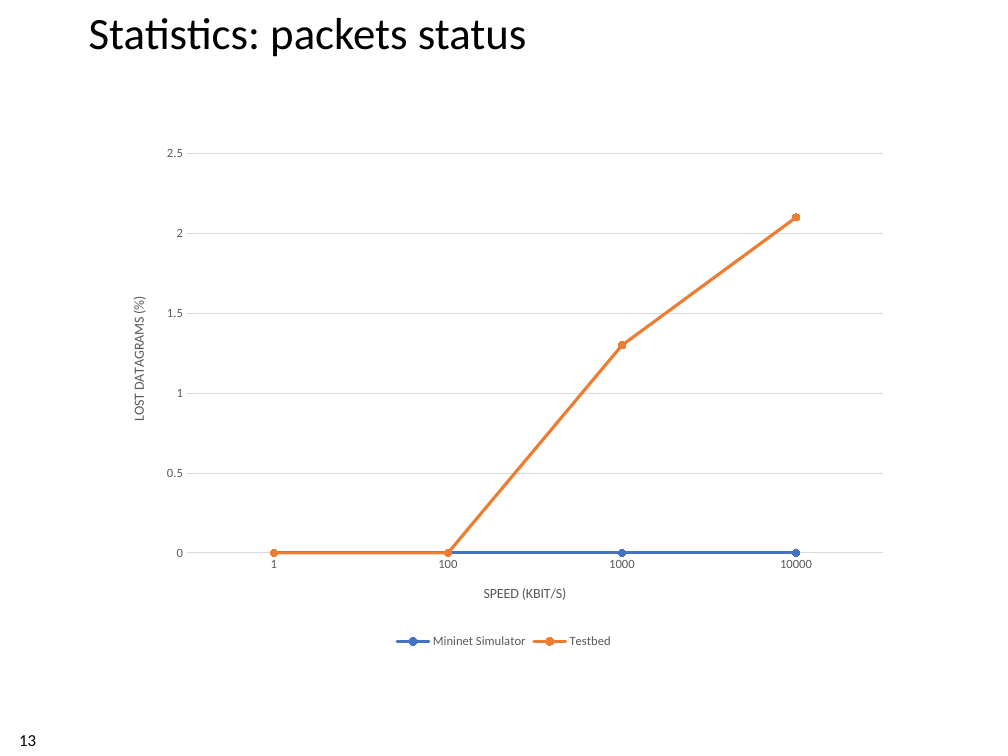
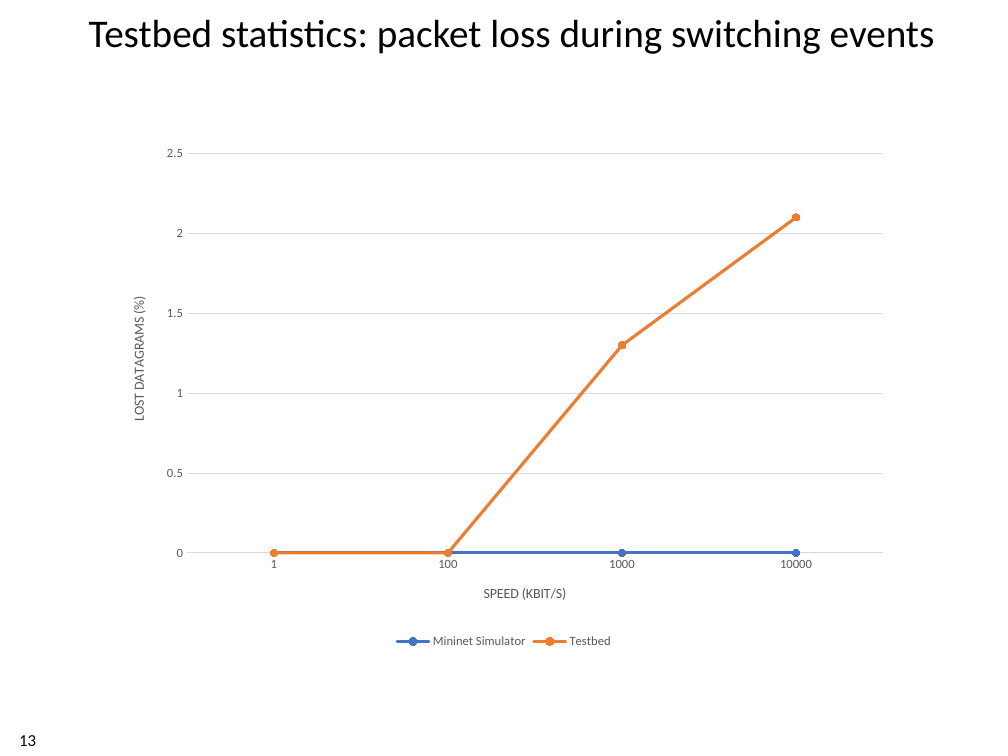
Before and after one commit to xdl907/switching-and-routing-project, a slide deck: slide 13 of template_project_exam__1_.pptx. Drawn at 1008x756 pixels with LibreOffice and Linux fonts; fonts in the diff are those of the drawing; background and template pictures are left out. Boxes give left, top, right and bottom in pixels: in the first picture for what was removed or moved away, otherwise in the second. Text is boxed around its words. In the diff, an @@ line names an element or a change of style, - is before the commit and + after.

```diff
--- a/template_project_exam__1_.pptx
+++ b/template_project_exam__1_.pptx
@@ title at [89,19,935,54]: text changed; size 32 to 28 pt @@
-Statistics: packets status
+Testbed statistics: packet loss during switching events
```
Also in this commit, not shown: 6 other slides changed.
